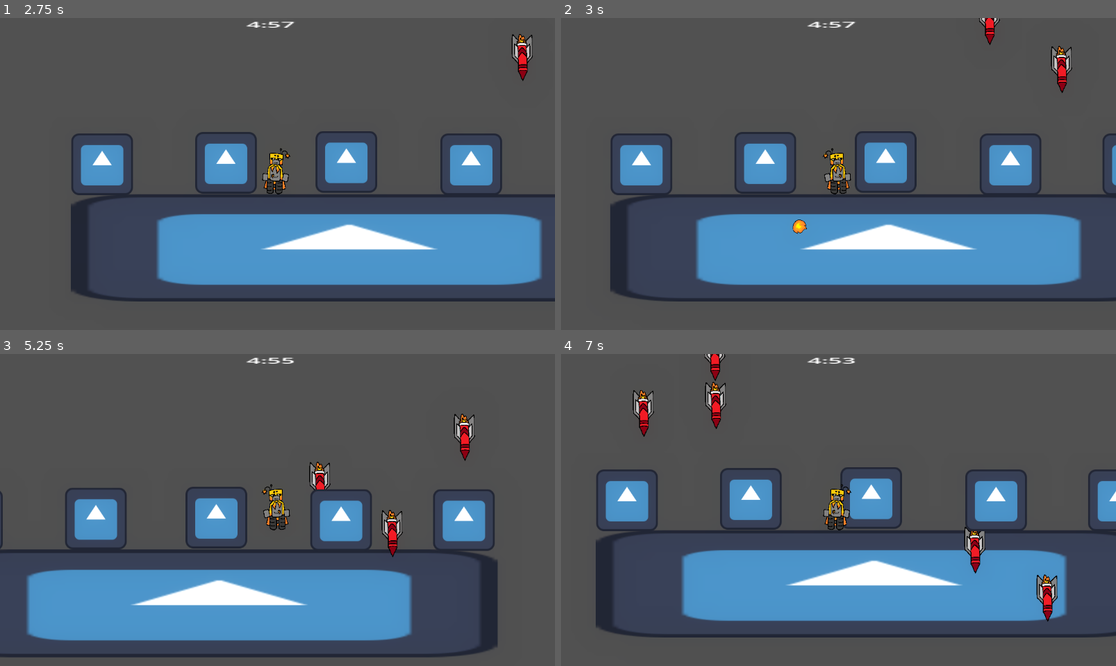
Above: before the commit, frames 1-4 (two rows, left to right).
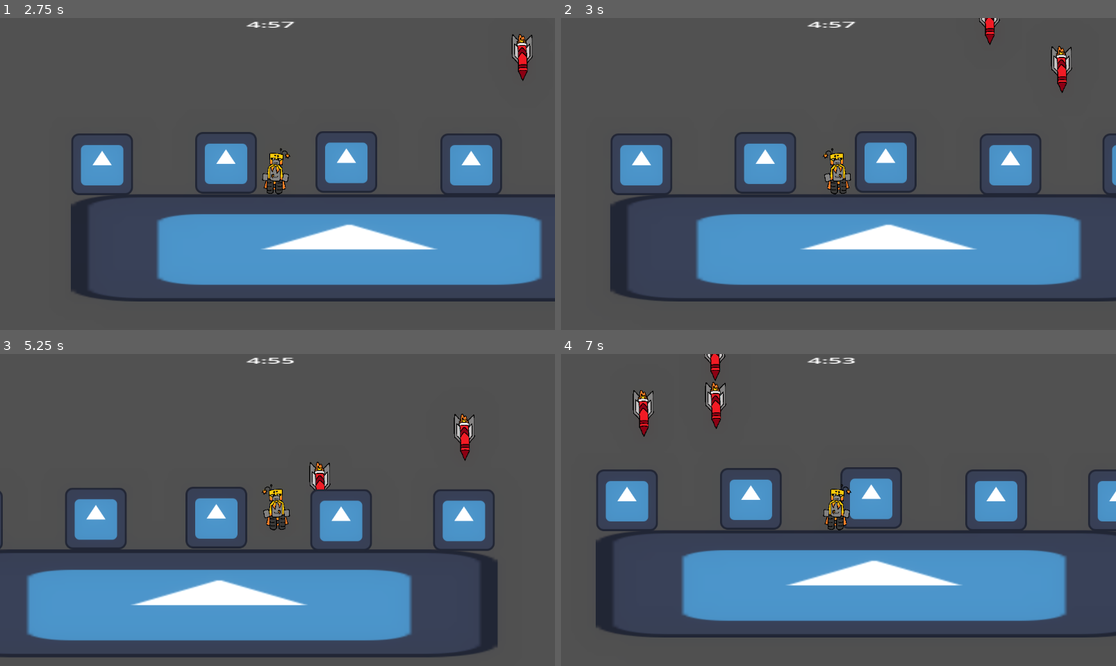
Above: after the commit, the same moments.

Repository: GeirlanthArchivest/oops--i-maybe-did-it-again
Game: Godot game, scene res://Scenes/main_level.tscn
Two runs of this game, one before a commit and one after it. Both use one fixed random seed, a clock stepped at 60 frames per second and the inputs below. The engine's default icon, where the game draws it, is replaced by a stand-in: a white triangle on a blue panel in a dark square.
Inputs (mouse positions are in pixels of both pictures, inside the frame that each line leads up to):
- Up to frame 1 (2.75 s): tap Enter (shoot) at 0.5, 1.35 s; move the mouse to (399, 158) at 0.52 s; hold Enter (shoot) 0.53-1.28 s; hold Right (move_right) 0.53-2.03 s; tap Space (jump) at 0.77, 1.52 s; move the mouse to (166, 189) at 1.27 s; move the mouse to (333, 105) at 2.02 s; hold Left (move_left) from 2.03 s (still down); hold Enter (shoot) from 2.03 s (still down)
- Up to frame 2 (3 s): move the mouse to (810, 236) at 2.77 s; release Left (move_left) at 2.78 s; release Enter (shoot) at 2.78 s; hold Right (move_right) from 2.78 s (still down); tap Enter (shoot) at 2.85 s
- Up to frame 3 (5.25 s): tap Space (jump) at 3.02, 3.77, 4.52 s; move the mouse to (444, 556) at 3.52 s; hold Enter (shoot) 3.53-4.28 s; move the mouse to (111, 463) at 4.27 s; release Right (move_right) at 4.28 s; hold Left (move_left) 4.28-5.03 s; tap Enter (shoot) at 4.35 s; move the mouse to (305, 510) at 5.02 s; hold Right (move_right) from 5.03 s (still down); hold Enter (shoot) from 5.03 s (still down)
- Up to frame 4 (7 s): move the mouse to (755, 432) at 5.77 s; release Right (move_right) at 5.78 s; release Enter (shoot) at 5.78 s; hold Left (move_left) from 5.78 s (still down); tap Enter (shoot) at 5.85 s; tap Space (jump) at 6.02, 6.77 s; move the mouse to (960, 494) at 6.52 s; hold Enter (shoot) from 6.53 s (still down)

Frame 1 is identical in both runs. In frame 2, less than 0.1% of the frame differs, in the area x 41-45%, y 64-70%; in frame 3, 0.4%; in frame 4, 0.8%, in the area x 72-90%, y 55-86%.

Commit message:
bullets and missiles now die on hitting ground

Diff:
--- a/oops!-i-maybe-did-it-again/Scenes/main_level.tscn
+++ b/oops!-i-maybe-did-it-again/Scenes/main_level.tscn
@@ -68,12 +68,6 @@
 one_shot = true
 autostart = true
 
-[node name="SpawnArea" type="ReferenceRect" parent="Camera2D"]
-offset_left = -574.0
-offset_top = -367.0
-offset_right = 580.0
-offset_bottom = -327.0
-
 [node name="Spawnpoints" type="Node2D" parent="Camera2D"]
 
 [node name="Marker2D" type="Marker2D" parent="Camera2D/Spawnpoints" groups=["spawn"]]
--- a/oops!-i-maybe-did-it-again/Scenes/missile.tscn
+++ b/oops!-i-maybe-did-it-again/Scenes/missile.tscn
@@ -16,3 +16,5 @@
 [node name="CollisionShape2D" type="CollisionShape2D" parent="Hitbox"]
 position = Vector2(-14, -5)
 shape = SubResource("RectangleShape2D_u28tq")
+
+[connection signal="body_shape_entered" from="Hitbox" to="." method="_on_hitbox_body_shape_entered"]
--- a/oops!-i-maybe-did-it-again/Scripts/Missile.gd
+++ b/oops!-i-maybe-did-it-again/Scripts/Missile.gd
@@ -6,3 +6,7 @@
 # Called every frame. 'delta' is the elapsed time since the previous frame.
 func _process(delta: float) -> void:
 	position.y += 1 * speed * delta
+
+func _on_hitbox_body_shape_entered(body_rid: RID, body: Node2D, body_shape_index: int, local_shape_index: int) -> void:
+	if body.is_in_group("Floor"):
+		queue_free()
--- a/oops!-i-maybe-did-it-again/Scripts/bullet.gd
+++ b/oops!-i-maybe-did-it-again/Scripts/bullet.gd
@@ -15,7 +15,6 @@
 func _on_visible_on_screen_enabler_2d_screen_exited() -> void:
 	queue_free()
 
-
-func _on_hitbox_body_shape_entered(body: Node2D):
+func _on_hitbox_body_shape_entered(body_rid: RID, body: Node2D, body_shape_index: int, local_shape_index: int) -> void:
 	if body.is_in_group("Floor"):
 		queue_free()
--- a/oops!-i-maybe-did-it-again/project.godot
+++ b/oops!-i-maybe-did-it-again/project.godot
@@ -23,7 +23,6 @@
 
 "Enemy Damager"=""
 Floor=""
-spawn=""
 
 [input]
 
